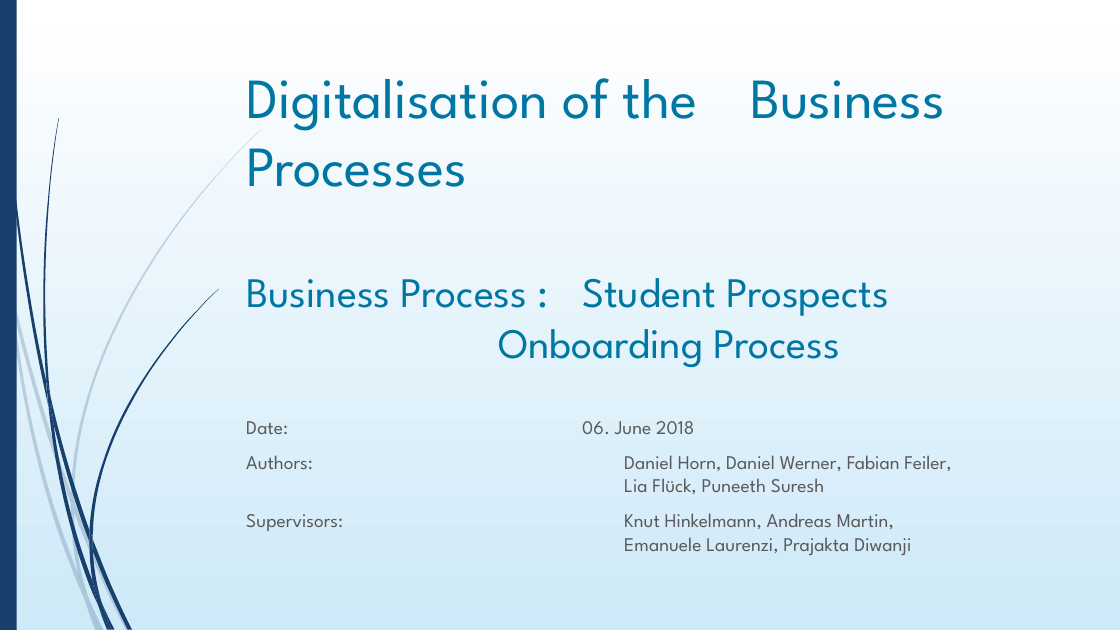
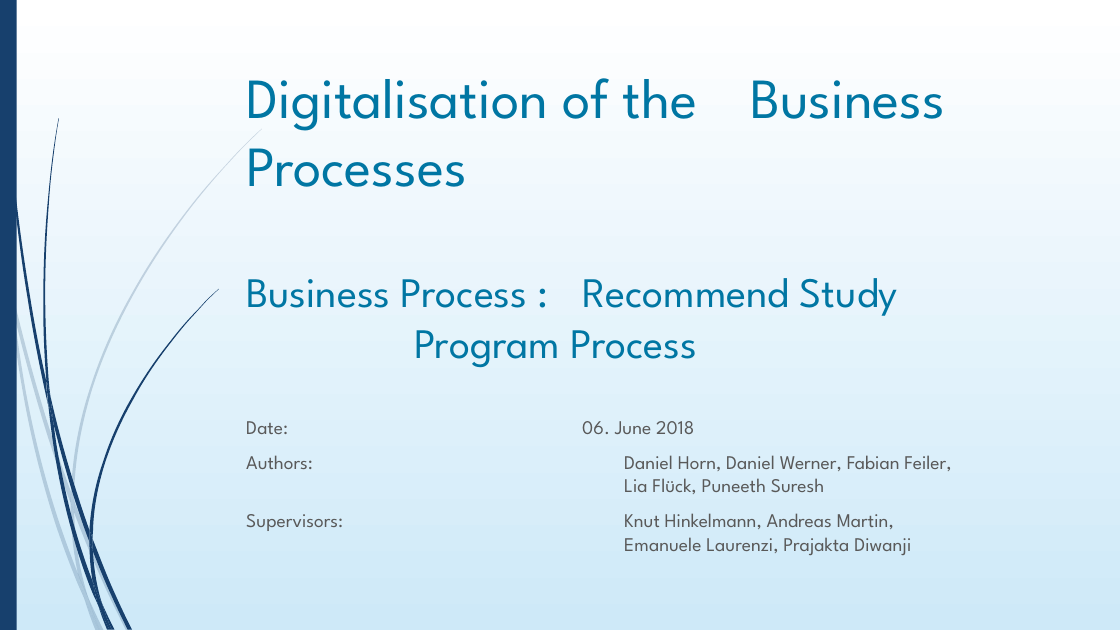
Before and after one commit to DigiBP/digibp-monterosa, a slide deck: slide 1 of Submission Documents/DBP_presentation.pptx. Drawn at 1120x630 pixels with LibreOffice and Linux fonts; fonts in the diff are those of the drawing; background and template pictures are left out. Boxes give left, top, right and bottom in pixels: in the first picture for what was removed or moved away, otherwise in the second. Text is boxed around its words. In the diff, an @@ line names an element or a change of style, - is before the commit and + after.

```diff
--- a/Submission Documents/DBP_presentation.pptx
+++ b/Submission Documents/DBP_presentation.pptx
@@ title at [246,78,945,368]: text changed @@
-Digitalisation of the Business Processes
-Business Process : Student Prospects Onboarding Process
+Digitalisation of the Business Processes
+Business Process : Recommend Study Program Process
```
Also in this commit, not shown: 6 other slides changed, 3 slides added, 3 slides removed, 4 other files.
